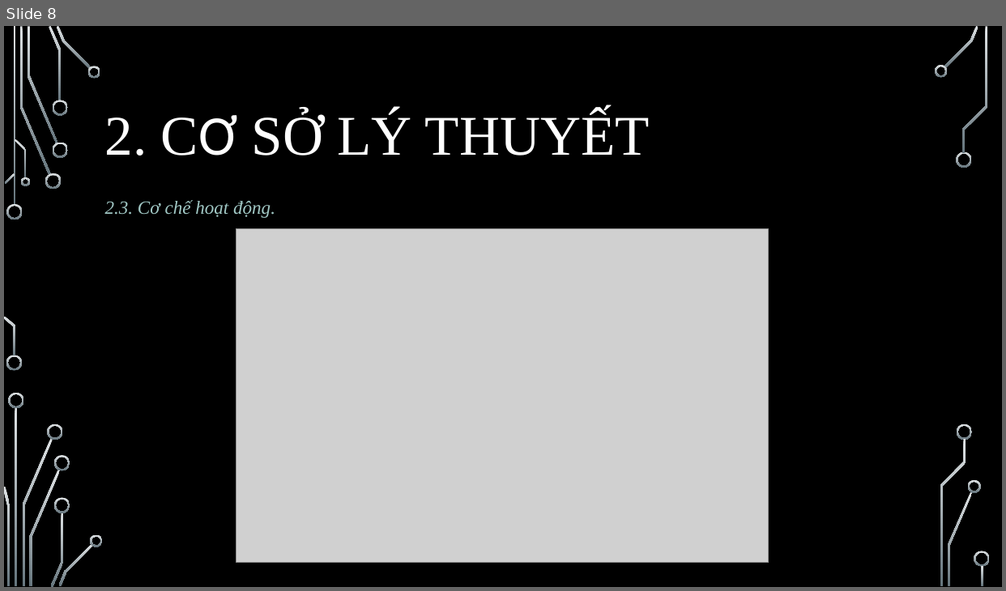
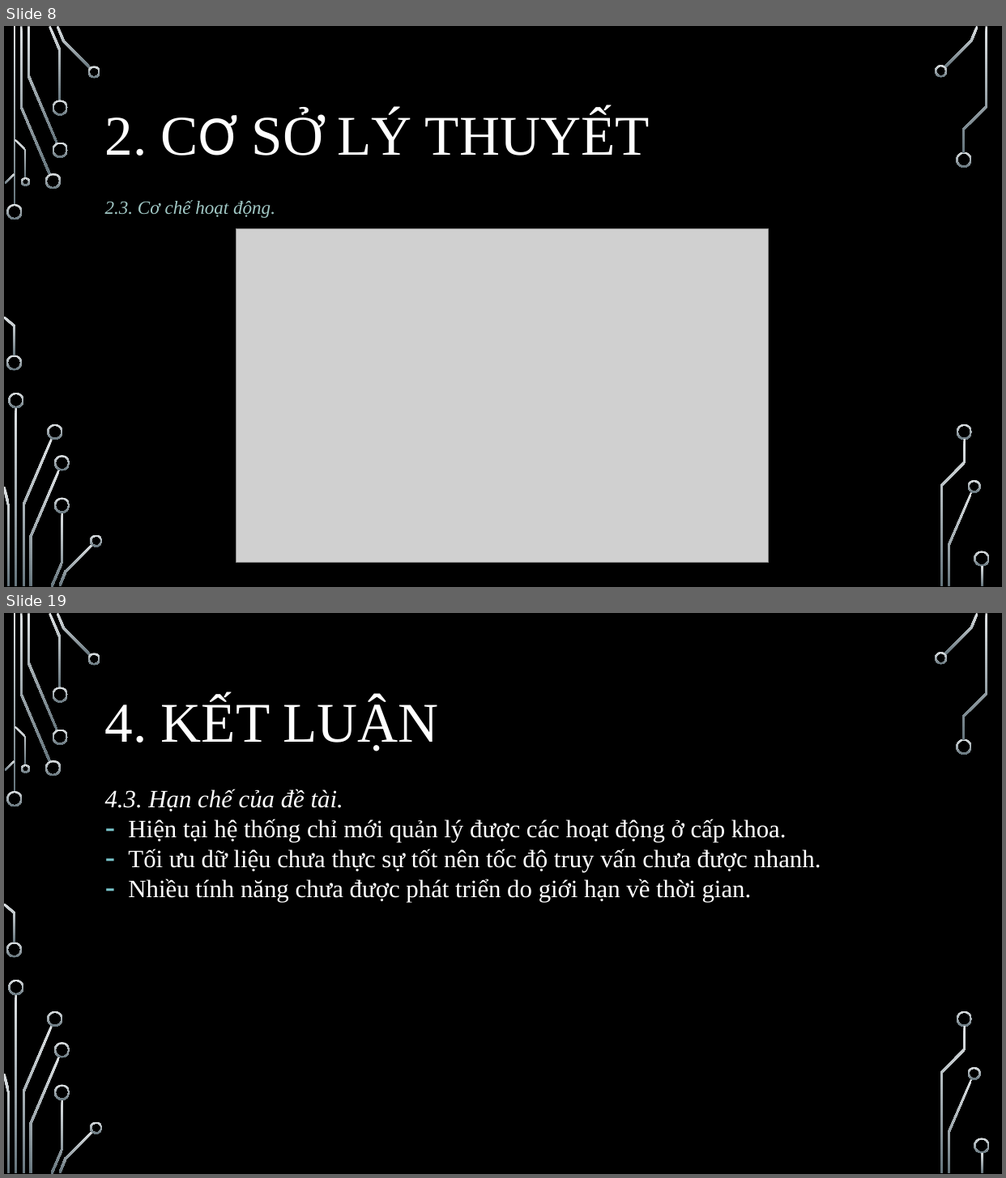
Before and after one commit to kiet1022/DoanHoiIT, a slide deck: FileBC/SlideBaoCaoVer2NotComplete.pptx. Shown one above the other, each under a label of ours: slide 8 before the commit, slides 8 and 19 after it; the slides between them are not shown. The pictures are 1006x591 and 1006x1178 pixels, drawn with LibreOffice and Linux fonts; fonts in the diff are those of the drawing; grey boxes stand for pictures; background and template pictures are left out. Boxes give left, top, right and bottom in pixels: in the first picture for what was removed or moved away, otherwise in the second. Text is boxed around its words. In the diff, an @@ line names an element or a change of style, - is before the commit and + after.

```diff
--- a/FileBC/SlideBaoCaoVer2NotComplete.pptx
+++ b/FileBC/SlideBaoCaoVer2NotComplete.pptx
@@ slide 19 added at (4,613,1002,1174), background picture (left out); not listed: 36 template elements that a slide beside it also shows @@
@@ title added at (105,698,439,752), 54 pt, text #FFFFFF @@
+4. KẾT LUẬN
@@ text added at (105,789,820,902), 24 pt, text #FFFFFF @@
+4.3. Hạn chế của đề tài.
+– Hiện tại hệ thống chỉ mới quản lý được các hoạt động ở cấp khoa.
+– Tối ưu dữ liệu chưa thực sự tốt nên tốc độ truy vấn chưa được nhanh.
+– Nhiều tính năng chưa được phát triển do giới hạn về thời gian.
```
Also in this commit, not shown: 1 slide changed, 12 other slides added, 5 slides removed.
